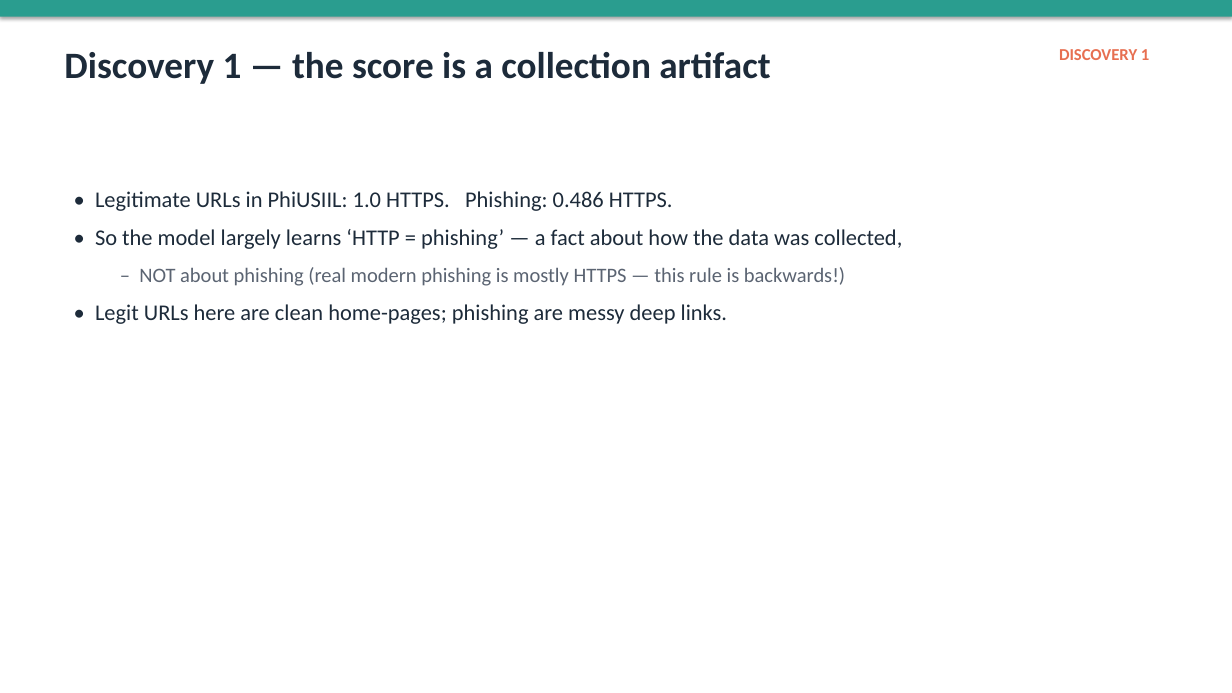
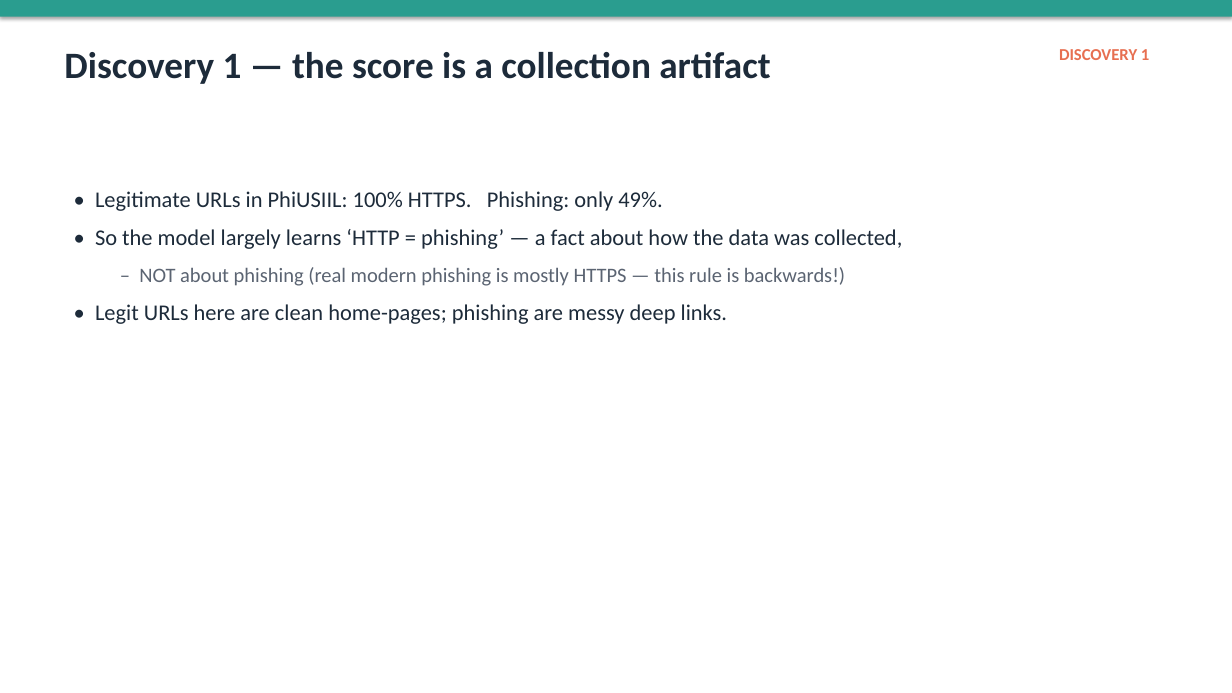
Before and after one commit to segals/phishing-url-detector, a slide deck: slide 8 of presentation/url_detector.pptx. Drawn at 1232x693 pixels with LibreOffice and Linux fonts; fonts in the diff are those of the drawing. Boxes give left, top, right and bottom in pixels: in the first picture for what was removed or moved away, otherwise in the second. Text is boxed around its words. In the diff, an @@ line names an element or a change of style, - is before the commit and + after.

```diff
--- a/presentation/url_detector.pptx
+++ b/presentation/url_detector.pptx
@@ text at [95, 191, 662, 211]: text changed @@
-• Legitimate URLs in PhiUSIIL: 1.0 HTTPS. Phishing: 0.486 HTTPS.
+• Legitimate URLs in PhiUSIIL: 100% HTTPS. Phishing: only 49%.
```
Also in this commit, not shown: 1 other slide changed, 3 other files.
